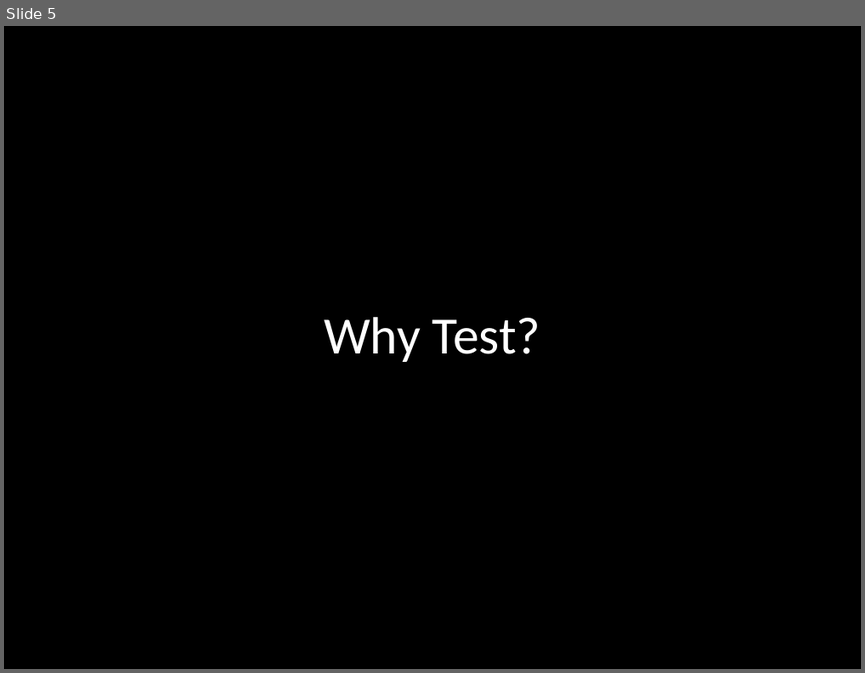
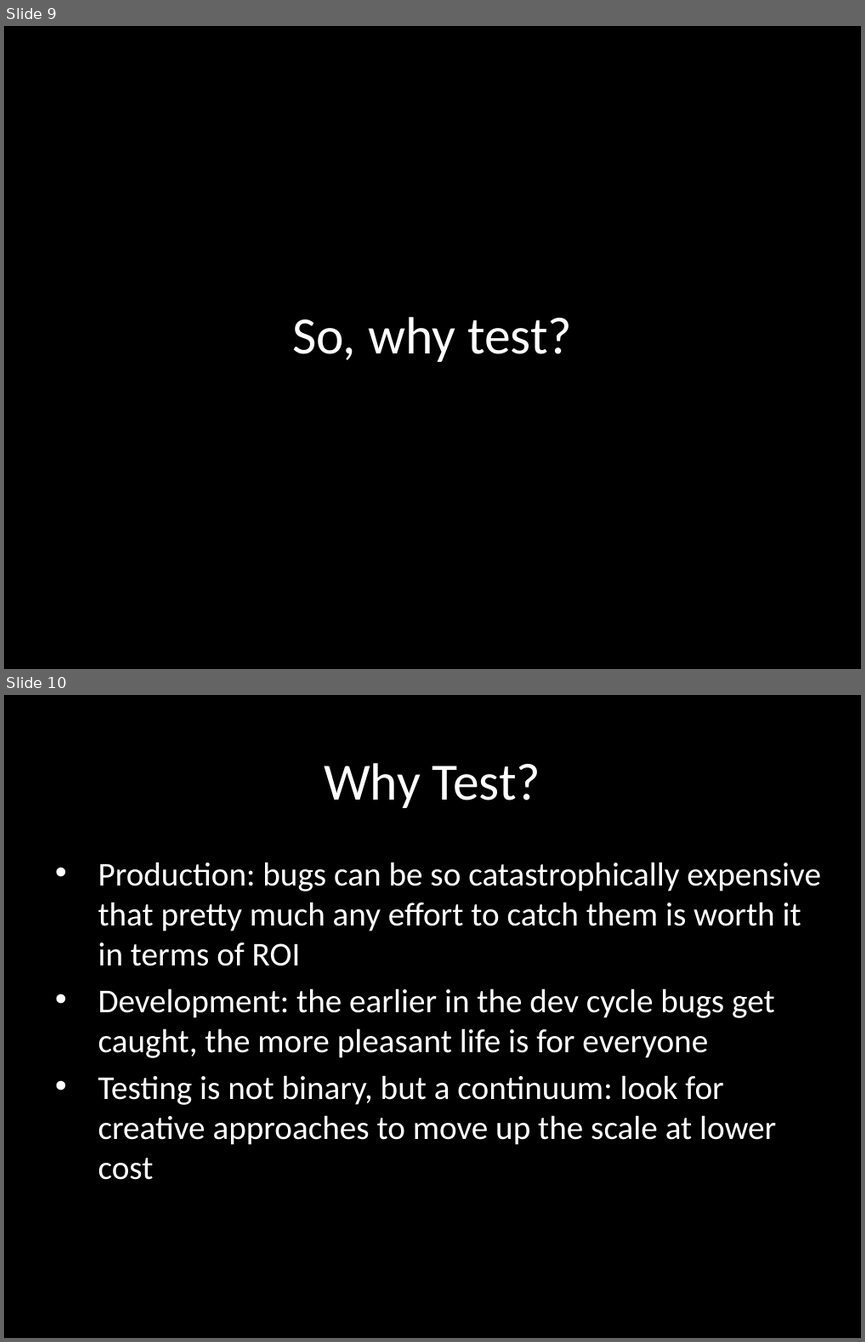
Before and after one commit to eliasjames/training-sqa, a slide deck: slides/TDD Day 1.pptx. Shown one above the other, each under a label of ours: slide 5 before the commit, slides 9 and 10 after it. The pictures are 865x673 and 865x1342 pixels, drawn with LibreOffice and Linux fonts; fonts in the diff are those of the drawing. Boxes give left, top, right and bottom in pixels: in the first picture for what was removed or moved away, otherwise in the second. Text is boxed around its words. In the diff, an @@ line names an element or a change of style, - is before the commit and + after.

```diff
--- a/slides/TDD Day 1.pptx
+++ b/slides/TDD Day 1.pptx
@@ slide 10 added at bbox=[4, 695, 861, 1338], background #000000 @@
@@ title added at bbox=[324, 763, 541, 808], 44 pt, text #FFFFFF @@
+Why Test?
@@ subtitle added at bbox=[98, 862, 821, 1179], 28 pt, text #FFFFFF @@
+• Production: bugs can be so catastrophically expensive that pretty much any effort to catch them is worth it in terms of ROI
+• Development: the earlier in the dev cycle bugs get caught, the more pleasant life is for everyone
+• Testing is not binary, but a continuum: look for creative approaches to move up the scale at lower cost
@@ what was slide 5 is now slide 9 @@
@@ slide 9 changed as well @@
@@ title at bbox=[292, 317, 572, 362]: text changed @@
-Why Test?
+So, why test?
```
Also in this commit, not shown: 6 other slides changed, 20 other slides added, 17 slides removed.
